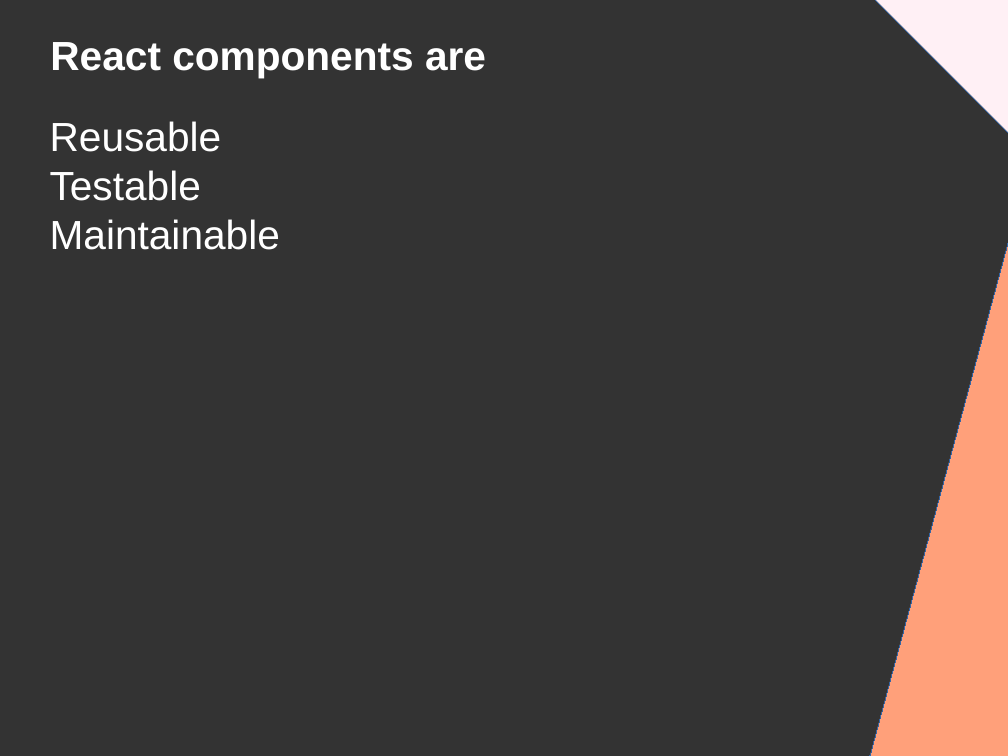
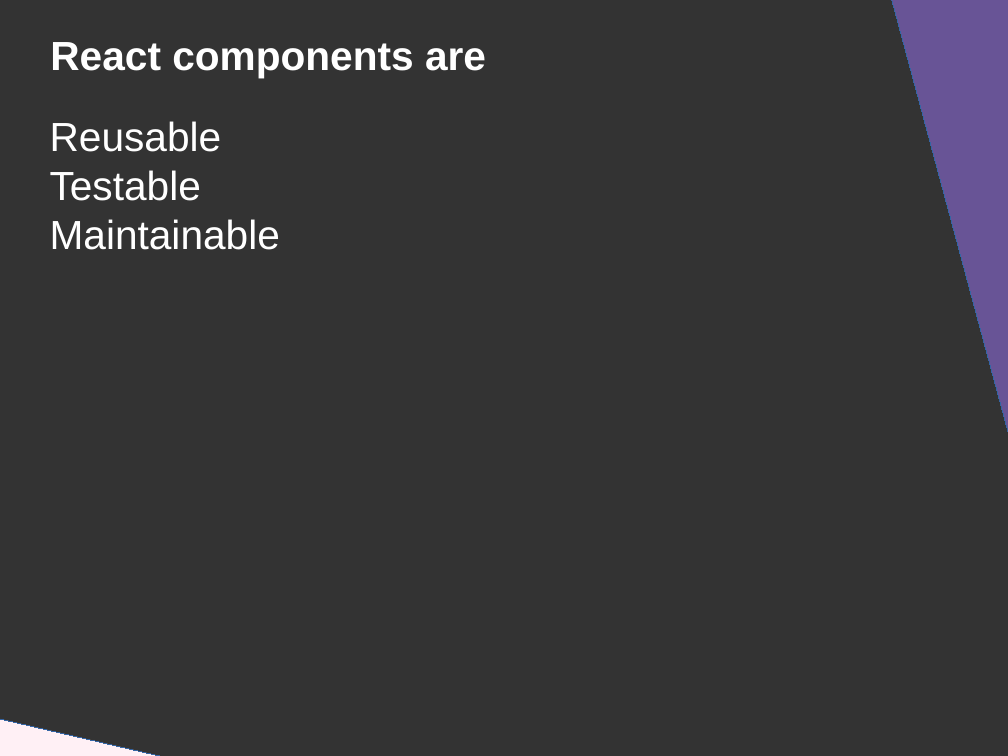
Before and after one commit to DanYellow/presentations, a slide deck: slide 12 of react-redux-101/presentation.odp. Drawn at 1008x756 pixels with LibreOffice and Linux fonts; fonts in the diff are those of the drawing. Boxes give left, top, right and bottom in pixels: in the first picture for what was removed or moved away, otherwise in the second. Text is boxed around its words. In the diff, an @@ line names an element or a change of style, - is before the commit and + after.

```diff
--- a/react-redux-101/presentation.odp
+++ b/react-redux-101/presentation.odp
@@ right triangle: place and size @@
-right triangle at box(869, 238, 1008, 756)
+right triangle at box(874, 0, 1008, 457)
@@ right triangle at box(874, 0, 1008, 457): fill #FFA07A to #685496; mirrored @@
@@ right triangle at box(0, 704, 567, 756): mirrored; rotation 90 to 180 degrees @@
```
Also in this commit, not shown: 14 other slides changed, 4 slides added, 1 slide removed, 10 other files.
